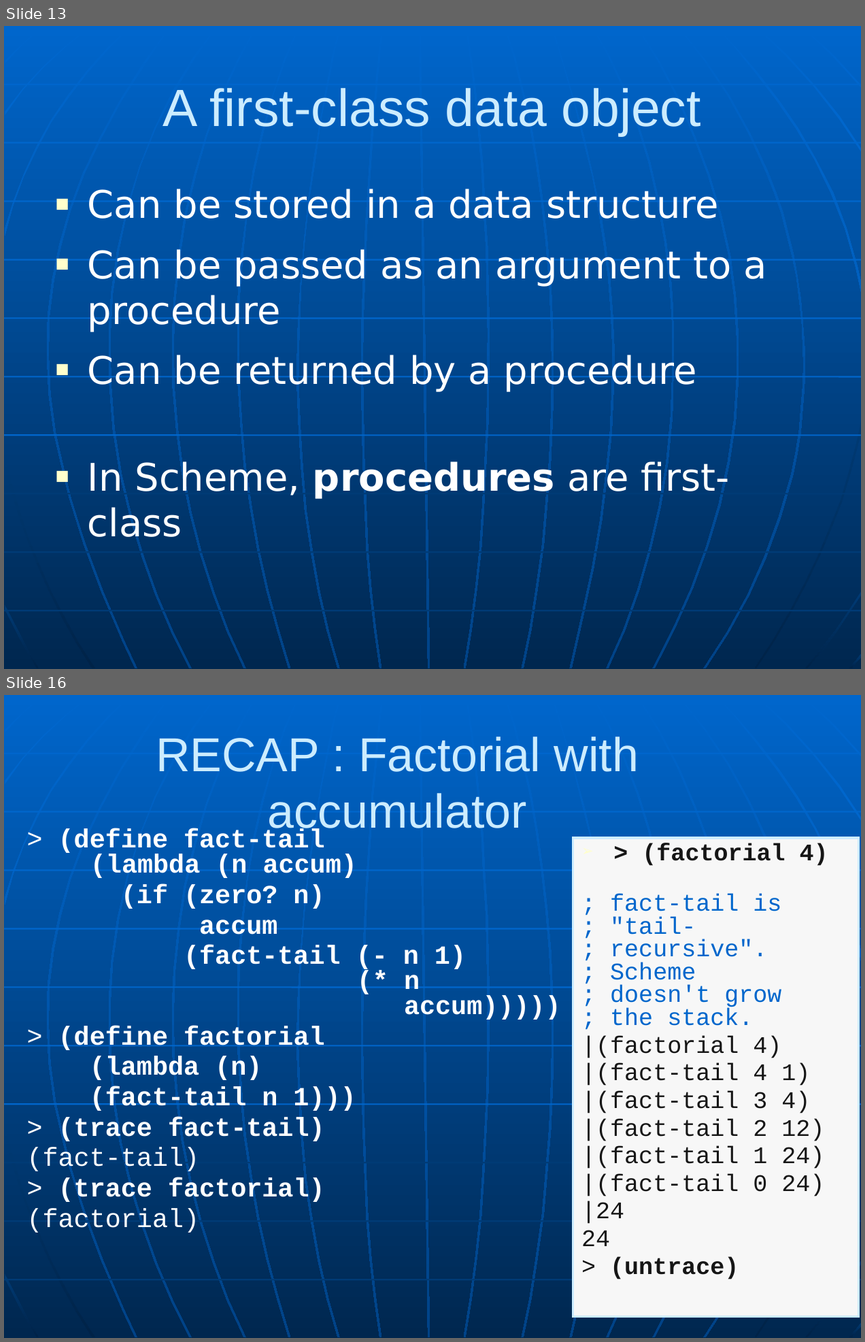
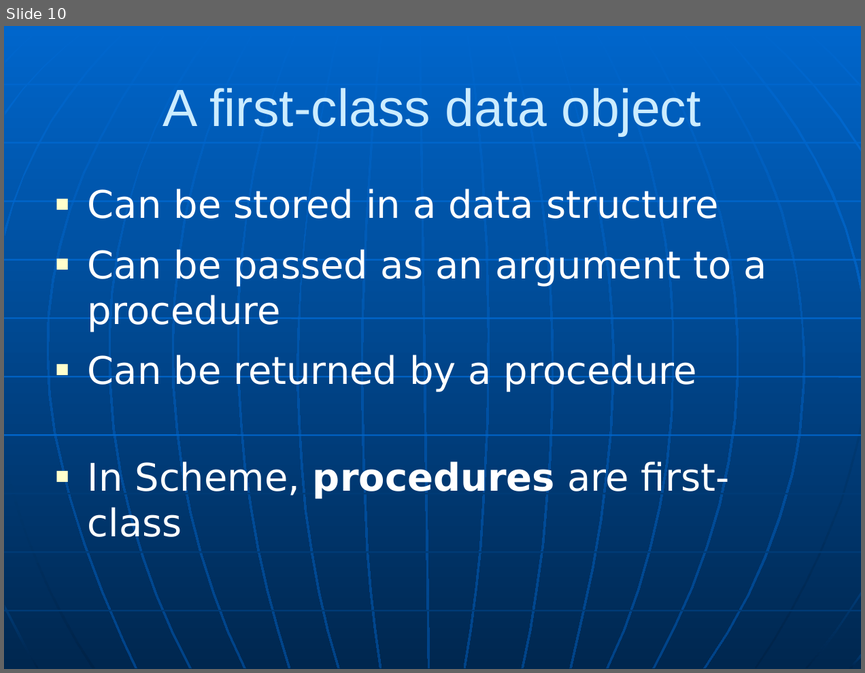
Before and after one commit to RHIT-CSSE/csse304, a slide deck: ClassMaterials/MapApply/RecursionMapApplyLambdaLet.pptx. Shown one above the other, each under a label of ours: slides 13 and 16 before the commit, slide 10 after it; the slides between them are not shown. The pictures are 865x1342 and 865x673 pixels, drawn with LibreOffice and Linux fonts; fonts in the diff are those of the drawing. Boxes give left, top, right and bottom in pixels: in the first picture for what was removed or moved away, otherwise in the second. Text is boxed around its words. In the diff, an @@ line names an element or a change of style, - is before the commit and + after.

```diff
--- a/ClassMaterials/MapApply/RecursionMapApplyLambdaLet.pptx
+++ b/ClassMaterials/MapApply/RecursionMapApplyLambdaLet.pptx
@@ slide 16 removed at (4, 695, 861, 1338), background gradient #0066CC to #004488; not listed: 34 template elements that a slide beside it also shows @@
@@ title removed at (156, 736, 638, 837) @@
-RECAP : Factorial with accumulator
@@ text removed at (27, 829, 561, 1234) @@
-> (define fact-tail
-(lambda (n accum)
-(if (zero? n)
-accum
-(fact-tail (- n 1)
-(* n
-accum)))))
-> (define factorial
-(lambda (n)
-(fact-tail n 1)))
-> (trace fact-tail)
-(fact-tail)
-> (trace factorial)
-(factorial)
@@ text removed at (573, 838, 858, 1317) @@
-➢ > (factorial 4)
-; fact-tail is
-; "tail-
-; recursive".
-; Scheme
-; doesn't grow
-; the stack.
-|(factorial 4)
-|(fact-tail 4 1)
-|(fact-tail 3 4)
-|(fact-tail 2 12)
-|(fact-tail 1 24)
-|(fact-tail 0 24)
-|24
-24
-> (untrace)
@@ what was slide 13 is now slide 10 @@
```
Also in this commit, not shown: 2 slides changed, 1 slide added, 6 other slides removed, 4 other files.
